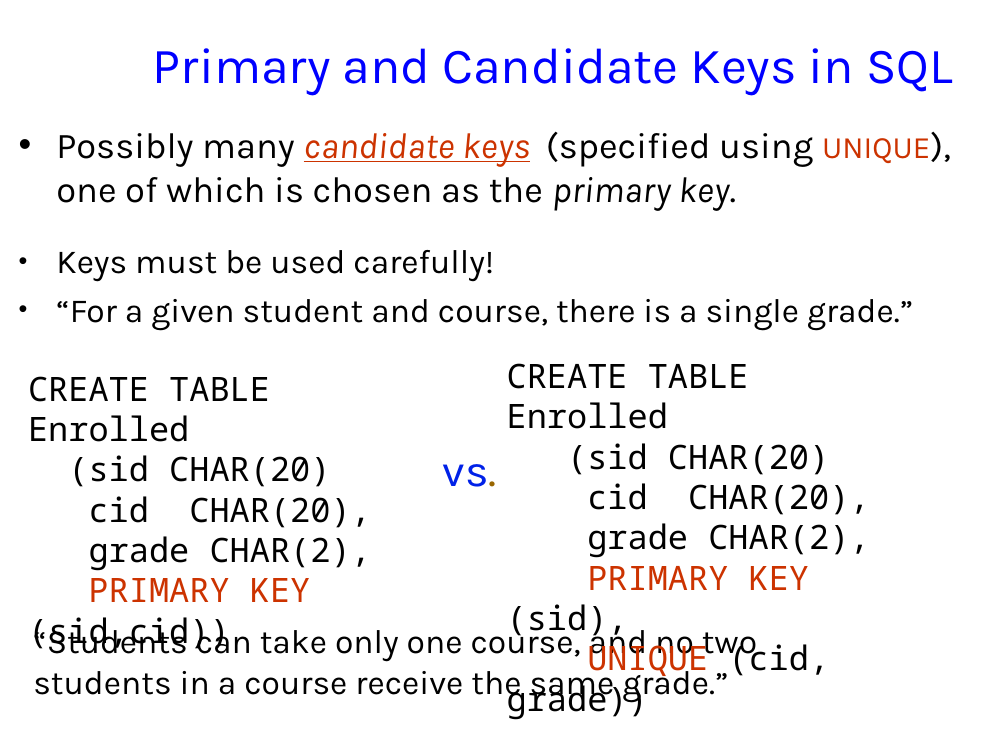
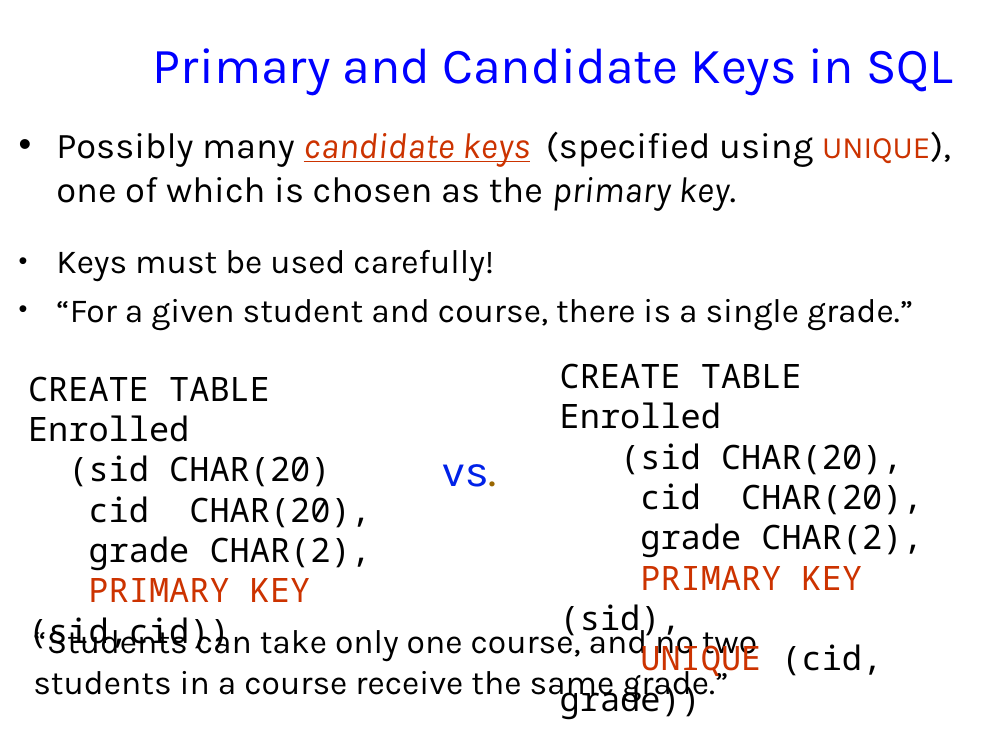
Before and after one commit to jhellerstein/cs186-09, a slide deck: slide 37 of lecs/02-Relational.ppt. Drawn at 1008x756 pixels with LibreOffice and Linux fonts; fonts in the diff are those of the drawing; background and template pictures are left out. Boxes give left, top, right and bottom in pixels: in the first picture for what was removed or moved away, otherwise in the second. Text is boxed around its words. In the diff, an @@ line names an element or a change of style, - is before the commit and + after.

```diff
--- a/lecs/02-Relational.ppt
+++ b/lecs/02-Relational.ppt
@@ text "CREATE TABLE Enrolled": place and size @@
-text "CREATE TABLE Enrolled" at <box>507,363,870,720</box>
+text "CREATE TABLE Enrolled" at <box>560,363,923,720</box>
@@ text at <box>620,443,903,475</box>: text changed @@
-(sid CHAR(20)
+(sid CHAR(20),
```
Also in this commit, not shown: 14 other slides changed, 1 slide added, 1 slide removed, 2 other files.
